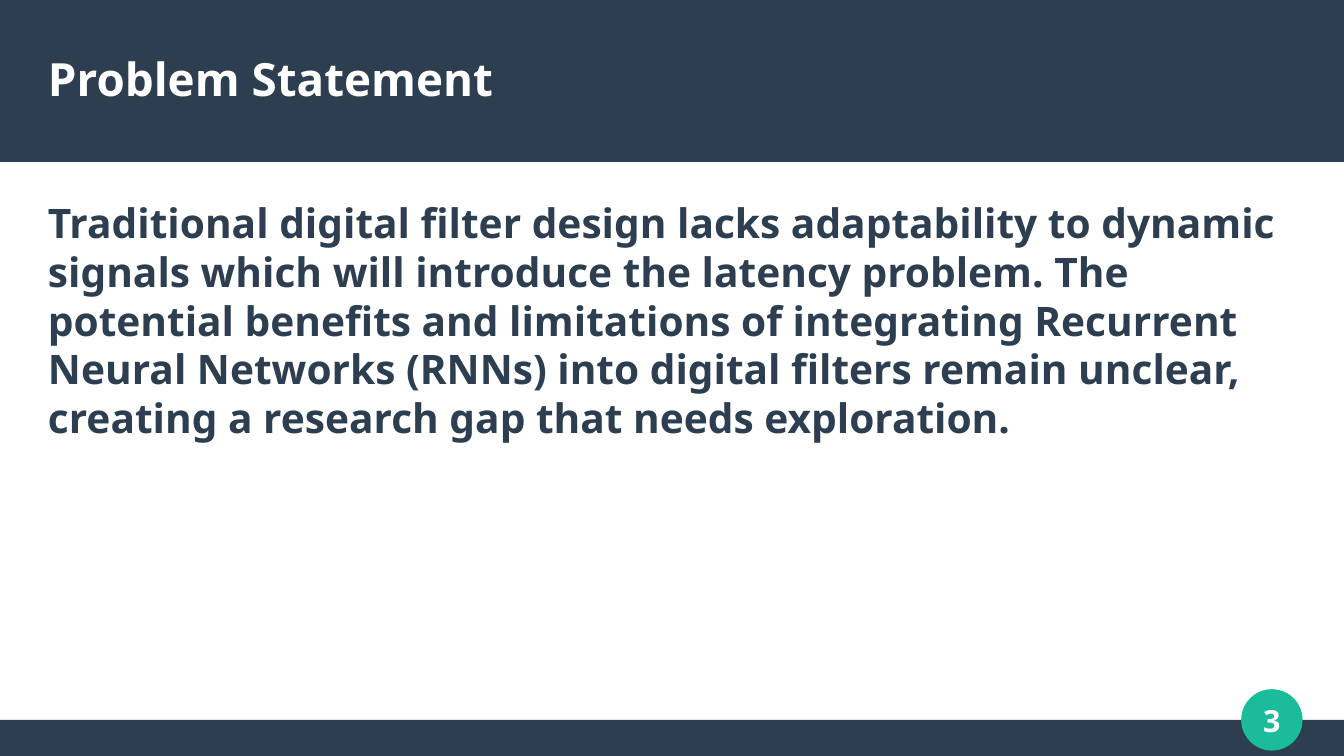
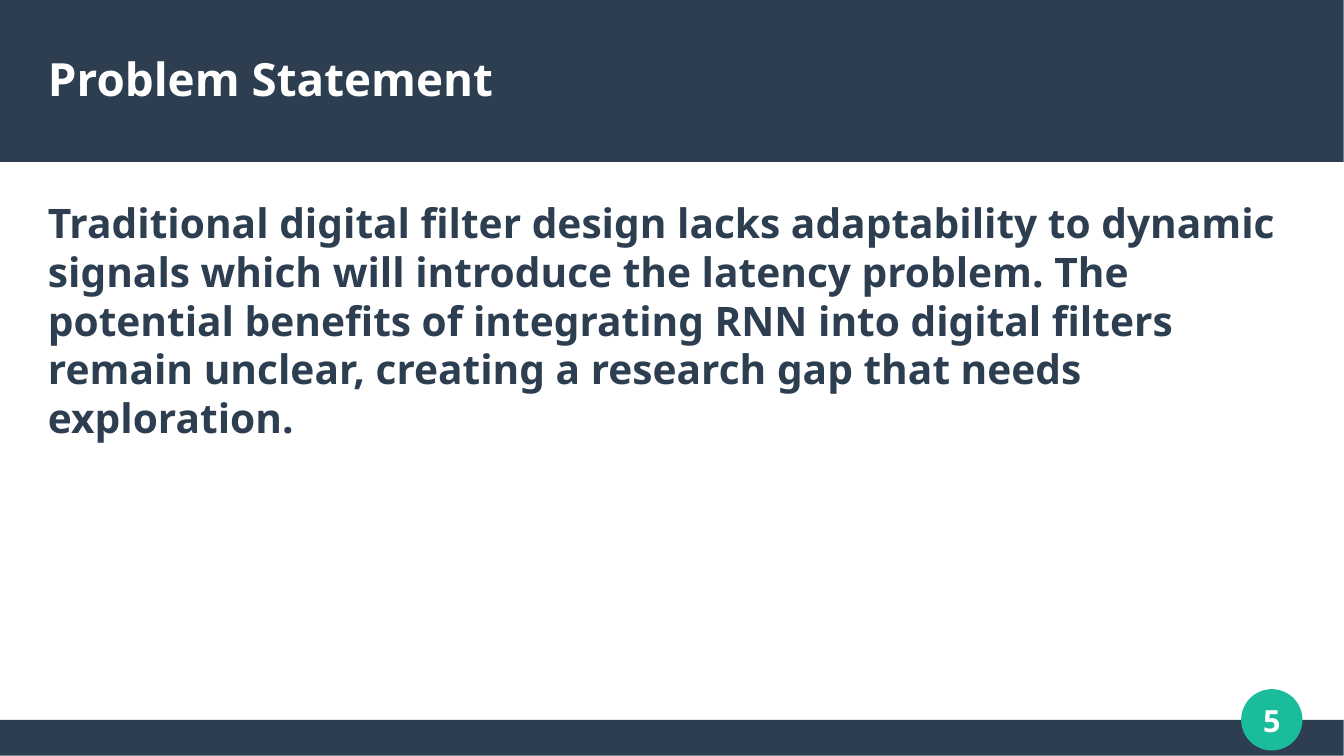
Before and after one commit to mohitlabs/Research, a slide deck: slide 5 of A Low Latency Digital Filter using Recurrent Neural Network/PPT/Presentation.pptx (slide 3 before the commit). Drawn at 1344x756 pixels with LibreOffice and Linux fonts; fonts in the diff are those of the drawing. Boxes give left, top, right and bottom in pixels: in the first picture for what was removed or moved away, otherwise in the second. Text is boxed around its words. In the diff, an @@ line names an element or a change of style, - is before the commit and + after.

```diff
--- a/A Low Latency Digital Filter using Recurrent Neural Network/PPT/Presentation.pptx
+++ b/A Low Latency Digital Filter using Recurrent Neural Network/PPT/Presentation.pptx
@@ text at (x1=48, y1=207, x2=1274, y2=443): text changed @@
-Traditional digital filter design lacks adaptability to dynamic signals which will introduce the latency problem. The potential benefits and limitations of integrating Recurrent Neural Networks (RNNs) into digital filters remain unclear, creating a research gap that needs exploration.
+Traditional digital filter design lacks adaptability to dynamic signals which will introduce the latency problem. The potential benefits of integrating RNN into digital filters remain unclear, creating a research gap that needs exploration.
@@ page number at (x1=1263, y1=710, x2=1280, y2=733): text changed @@
-3
+5
```
Also in this commit, not shown: 3 other slides changed, 3 slides added, 2 slides removed, 21 other files.
